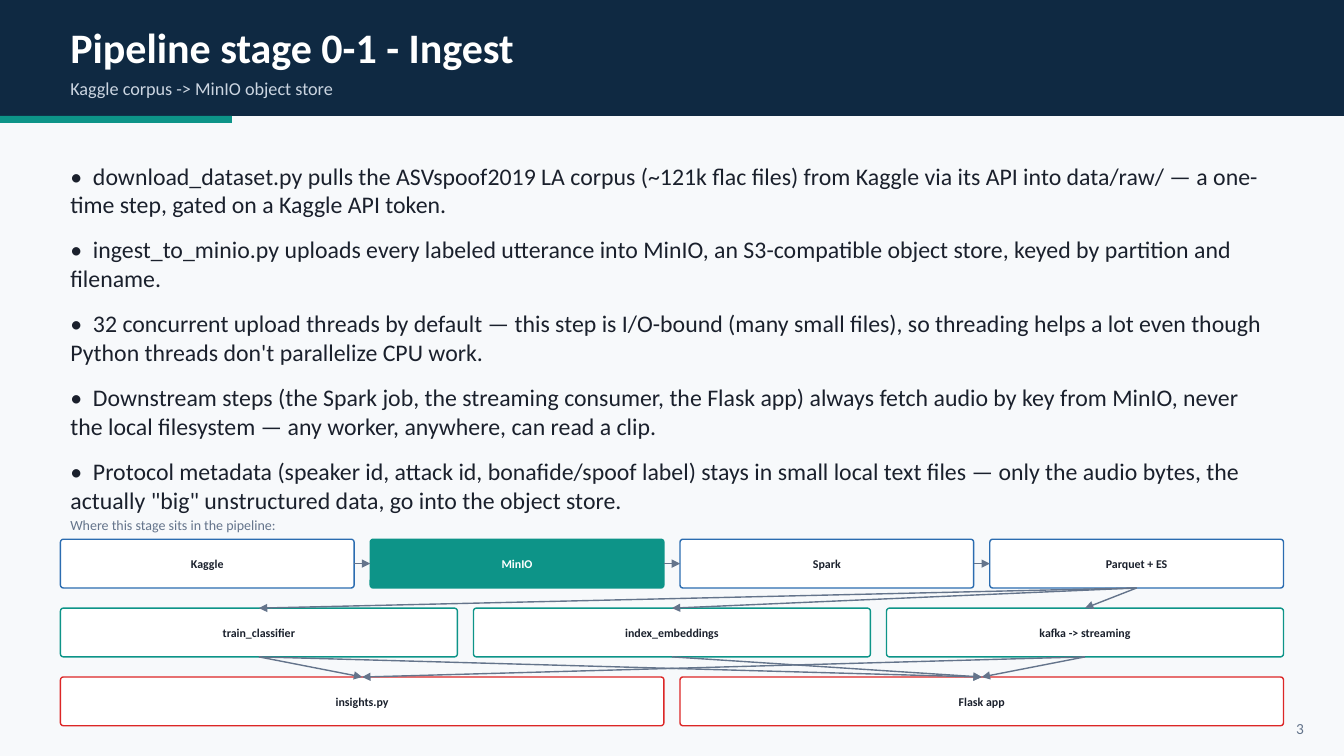
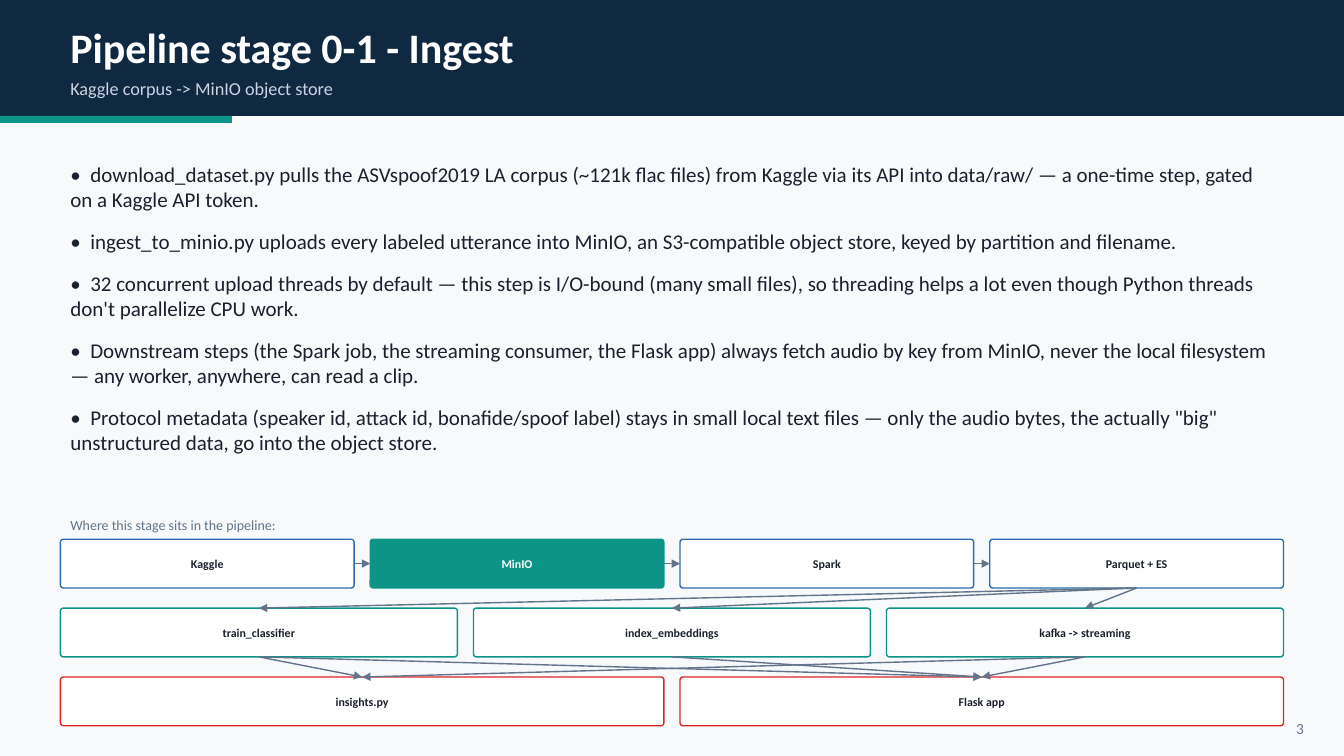
Before and after one commit to HadarBaum/asvspoof-voice-ai, a slide deck: slide 4 of docs/slides/slides.pptx. Drawn at 1344x756 pixels with LibreOffice and Linux fonts; fonts in the diff are those of the drawing. Boxes give left, top, right and bottom in pixels: in the first picture for what was removed or moved away, otherwise in the second. Text is boxed around its words. In the diff, an @@ line names an element or a change of style, - is before the commit and + after.

```diff
--- a/docs/slides/slides.pptx
+++ b/docs/slides/slides.pptx
@@ text "• download_dataset.py pulls the ASVspoof2019 ..." at [70, 167, 1265, 454]: size 17 to 15 pt @@
```
Also in this commit, not shown: 3 other slides changed, 1 other file.
